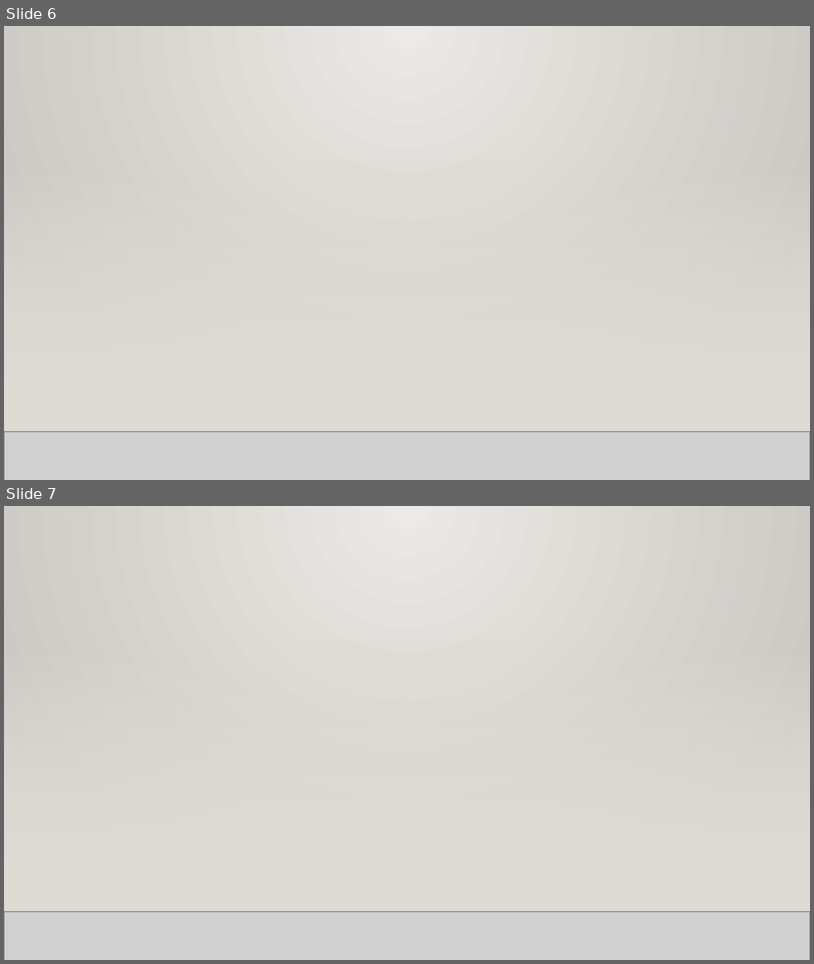
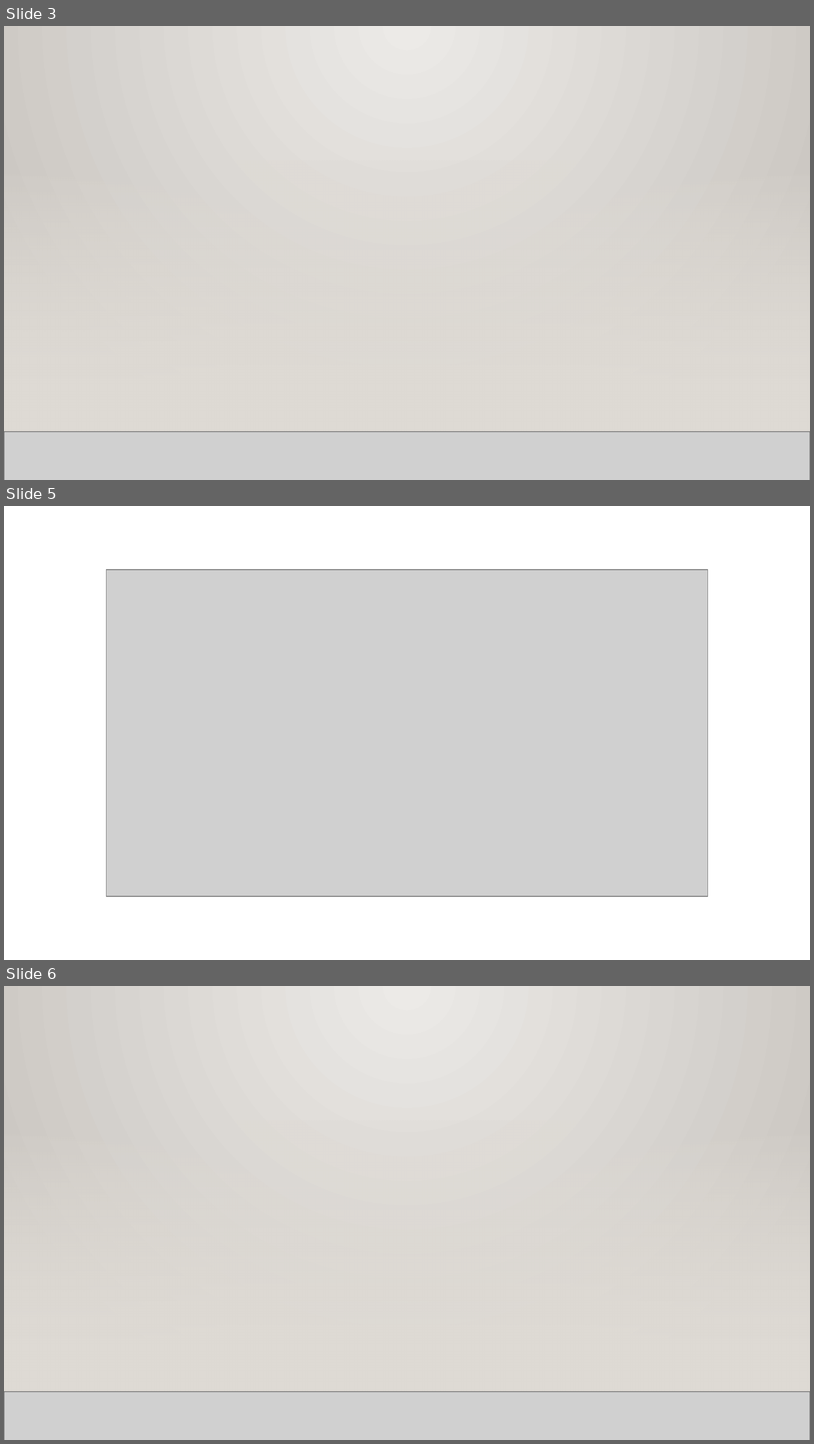
Before and after one commit to wisdom1456/Finding_Email, a slide deck: presentation/harvey_ai_attorney_adoption.pptx. Shown one above the other, each under a label of ours: slides 6 and 7 before the commit, slides 3, 5 and 6 after it; the slides between them are not shown. The pictures are 814x964 and 814x1444 pixels, drawn with LibreOffice and Linux fonts; fonts in the diff are those of the drawing; grey boxes stand for pictures; background and template pictures are left out. Boxes give left, top, right and bottom in pixels: in the first picture for what was removed or moved away, otherwise in the second. Text is boxed around its words. In the diff, an @@ line names an element or a change of style, - is before the commit and + after.

```diff
--- a/presentation/harvey_ai_attorney_adoption.pptx
+++ b/presentation/harvey_ai_attorney_adoption.pptx
@@ slide 5 added at [4,506,810,960], background gradient #ECEAE7 to #CAC7C1; not listed: 2 template elements that a slide beside it also shows @@
@@ rectangle added at [4,506,810,959], fill #FFFFFF @@
@@ picture added at [107,570,709,896] @@
@@ rectangle added at [4,640,810,912], fill gradient #DFDBD5 @@
@@ picture added at [4,912,810,960] @@
@@ line added from (4, 912) to (810, 912), #000001 1 pt @@
@@ what was slide 6 is now slide 3 @@
@@ what was slide 7 is now slide 6 @@
```
Also in this commit, not shown: 13 slides changed, 8 other slides added, 2 slides removed, 53 other files.
